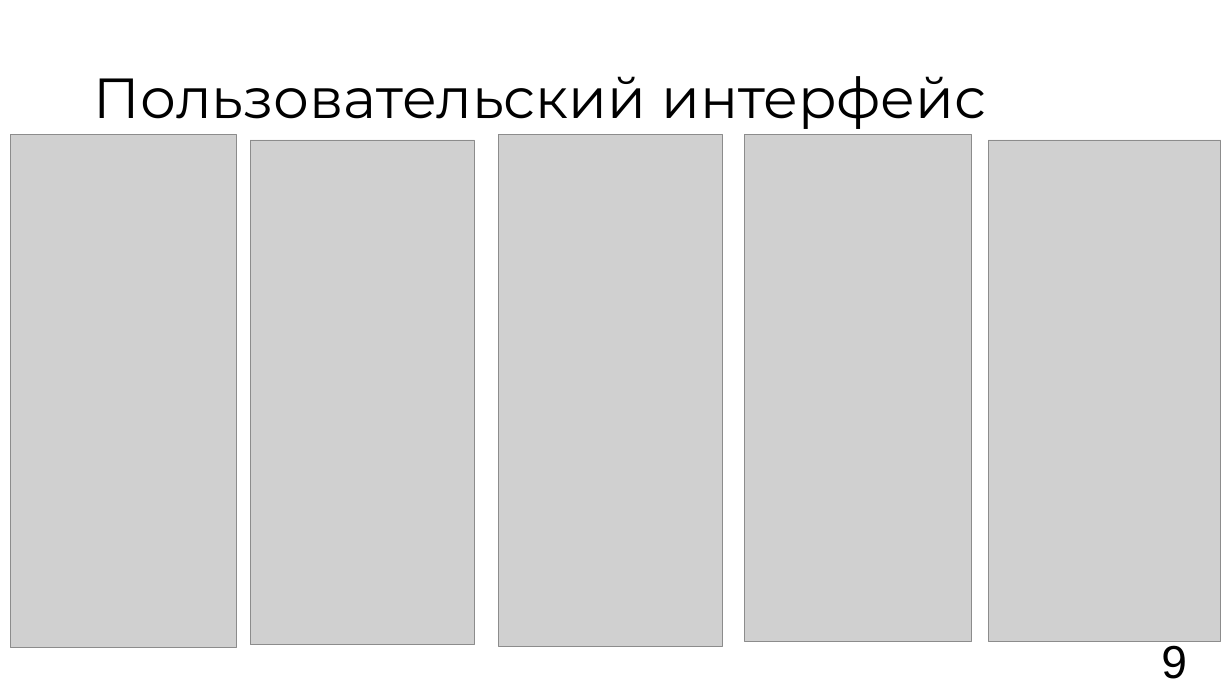
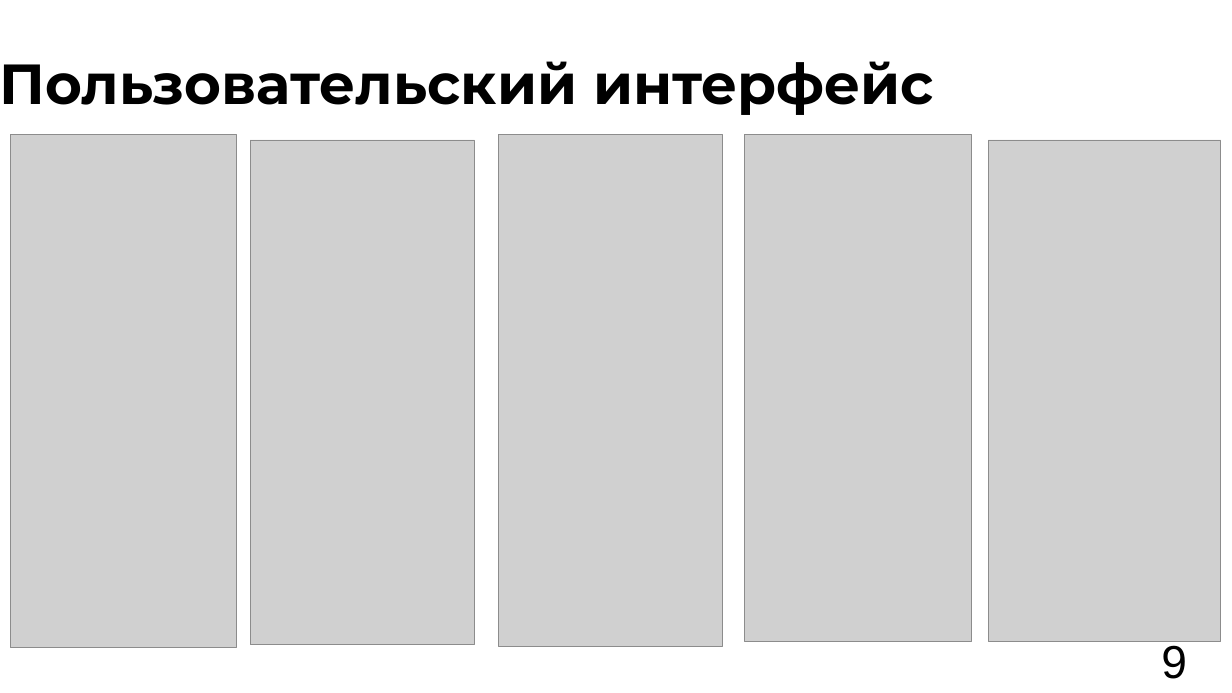
Before and after one commit to vafeenHub/VSU-scientific-activities_6-7-8-semester, a slide deck: slide 9 of src/works/diploma/presentation.odp (slide 10 before the commit). Drawn at 1232x693 pixels with LibreOffice and Linux fonts; fonts in the diff are those of the drawing; grey boxes stand for pictures. Boxes give left, top, right and bottom in pixels: in the first picture for what was removed or moved away, otherwise in the second. Text is boxed around its words. In the diff, an @@ line names an element or a change of style, - is before the commit and + after.

```diff
--- a/src/works/diploma/presentation.odp
+++ b/src/works/diploma/presentation.odp
@@ title "Пользовательский интерфейс": place and size @@
-title "Пользовательский интерфейс" at box(94, 76, 986, 129)
+title "Пользовательский интерфейс" at box(0, 61, 935, 115)
@@ title "Пользовательский интерфейс" at box(0, 61, 935, 115): bold on @@
```
Also in this commit, not shown: 4 other slides changed, 5 slides added, 6 slides removed, 3 other files.
